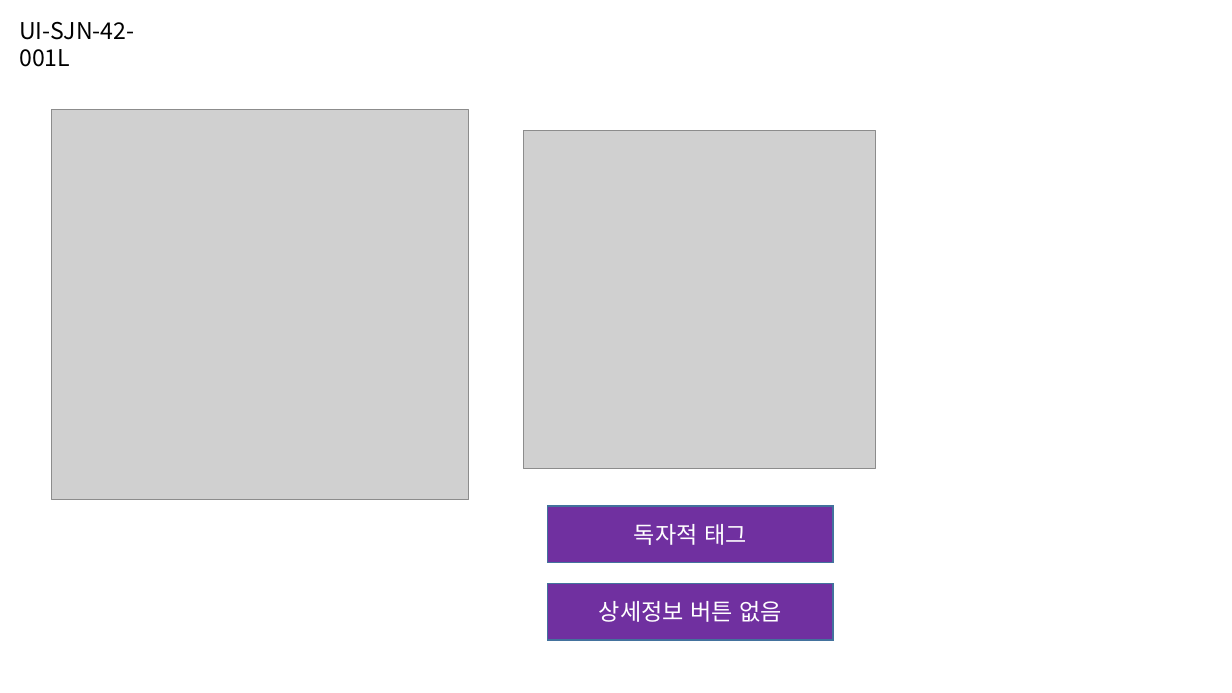
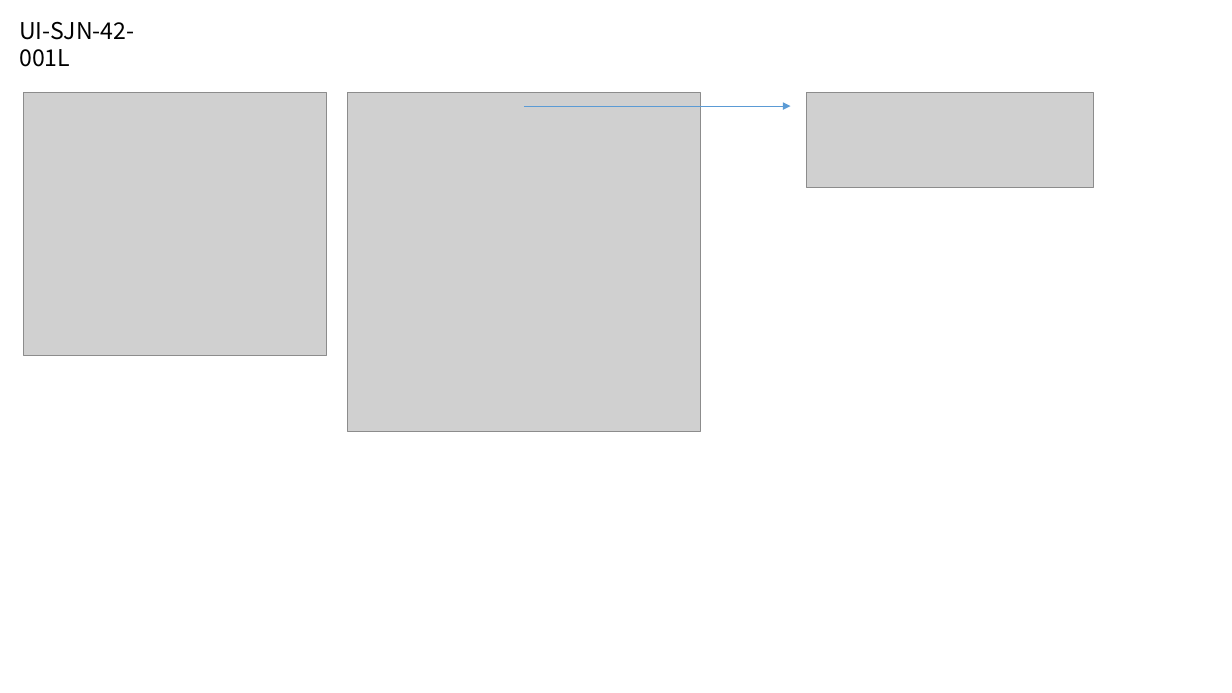
Before and after one commit to jeoungGyy/sejong, a slide deck: slide 20 of ppt/맵리스트 정리.pptx. Drawn at 1232x693 pixels with LibreOffice and Linux fonts; fonts in the diff are those of the drawing; grey boxes stand for pictures. Boxes give left, top, right and bottom in pixels: in the first picture for what was removed or moved away, otherwise in the second. Text is boxed around its words. In the diff, an @@ line names an element or a change of style, - is before the commit and + after.

```diff
--- a/ppt/맵리스트 정리.pptx
+++ b/ppt/맵리스트 정리.pptx
@@ picture added at (24, 92, 327, 356) @@
@@ picture removed at (51, 110, 469, 500) @@
@@ picture: place and size @@
-picture at (523, 130, 875, 470)
+picture at (348, 92, 700, 432)
@@ arrow added from (524, 106) to (791, 106), #5B9BD5 0.5 pt @@
@@ picture added at (807, 92, 1093, 188) @@
@@ rectangle removed at (548, 506, 834, 563) @@
-독자적 태그
@@ rectangle removed at (548, 583, 834, 640) @@
-상세정보 버튼 없음
```
Also in this commit, not shown: 2 other files.
